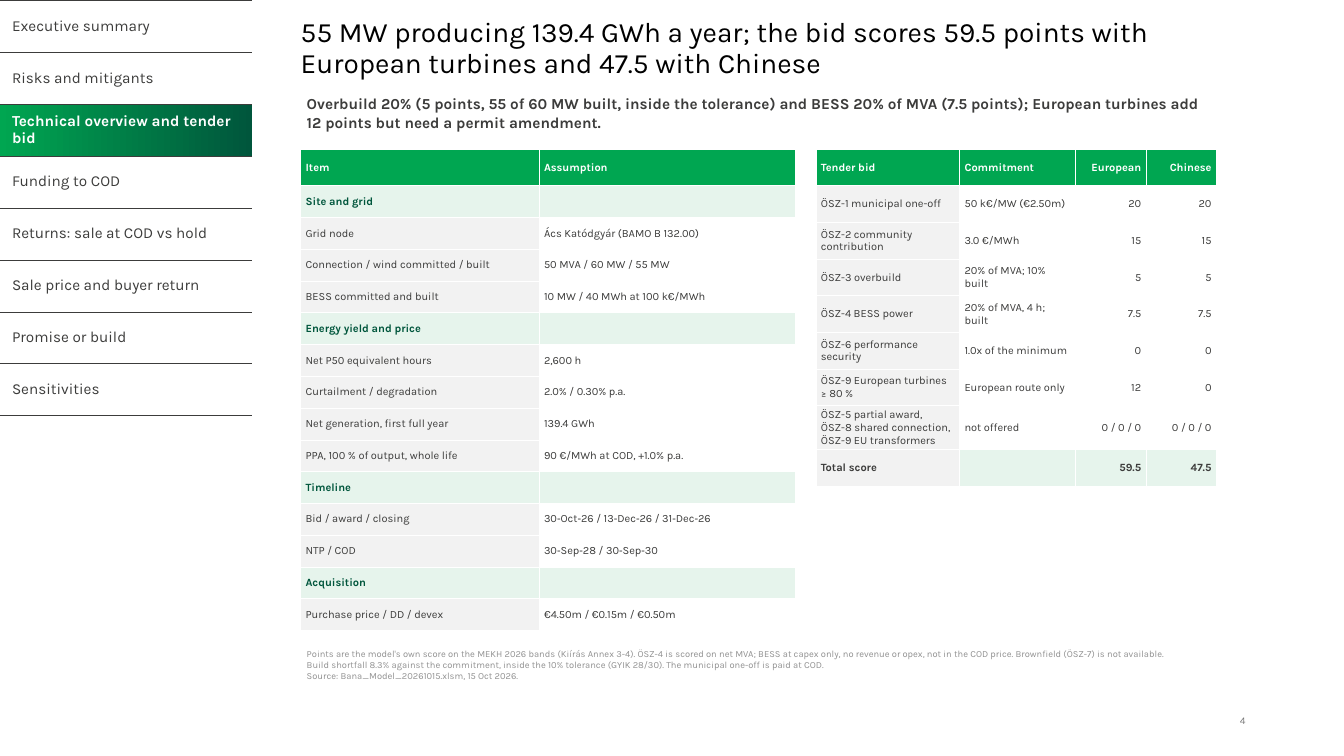
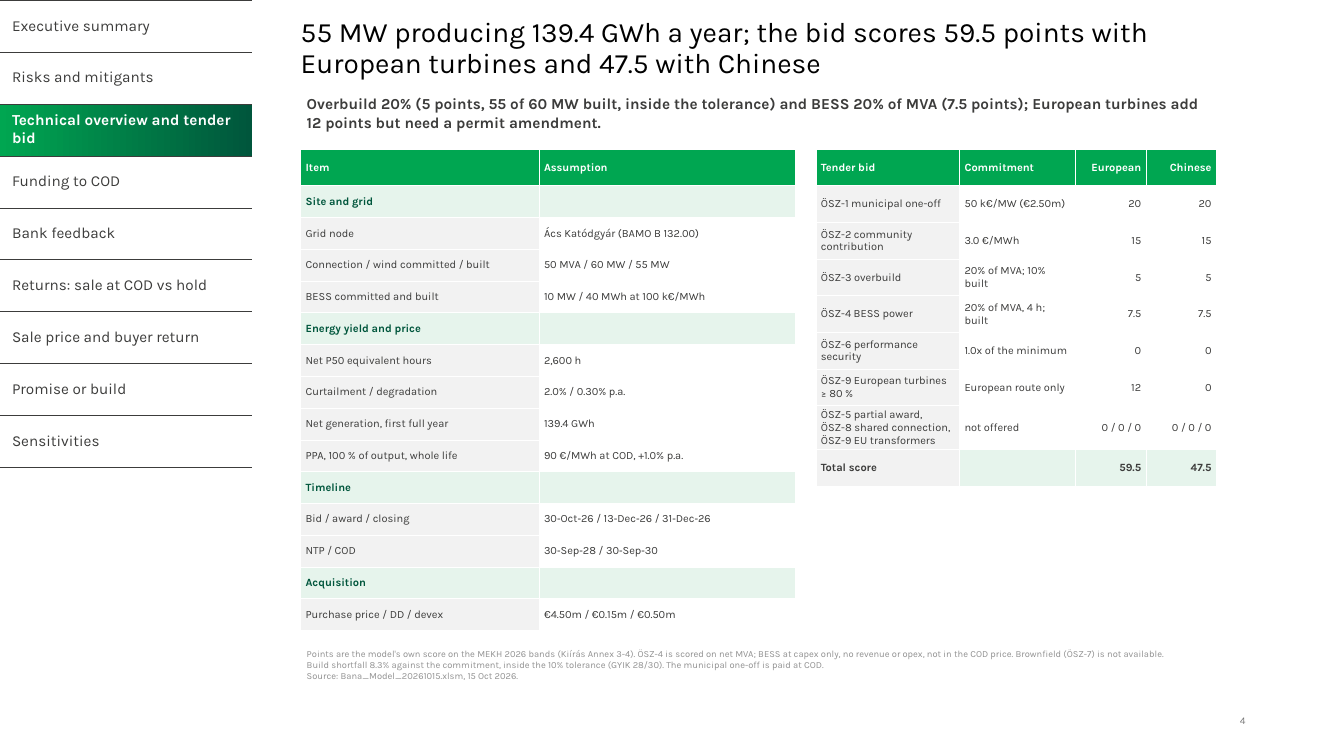
Before and after one commit to ZalanZad/FEP_modeller, a slide deck: slide 4 of projects/bana/out/Bana_IC.pptx. Drawn at 1344x756 pixels with LibreOffice and Linux fonts; fonts in the diff are those of the drawing; background and template pictures are left out. Boxes give left, top, right and bottom in pixels: in the first picture for what was removed or moved away, otherwise in the second. Text is boxed around its words. In the diff, an @@ line names an element or a change of style, - is before the commit and + after.

```diff
--- a/projects/bana/out/Bana_IC.pptx
+++ b/projects/bana/out/Bana_IC.pptx
@@ table at <box>0,0,252,468</box> @@
+row 5: Bank feedback
```
Also in this commit, not shown: 7 other slides changed, 1 slide added, 6 other files.
